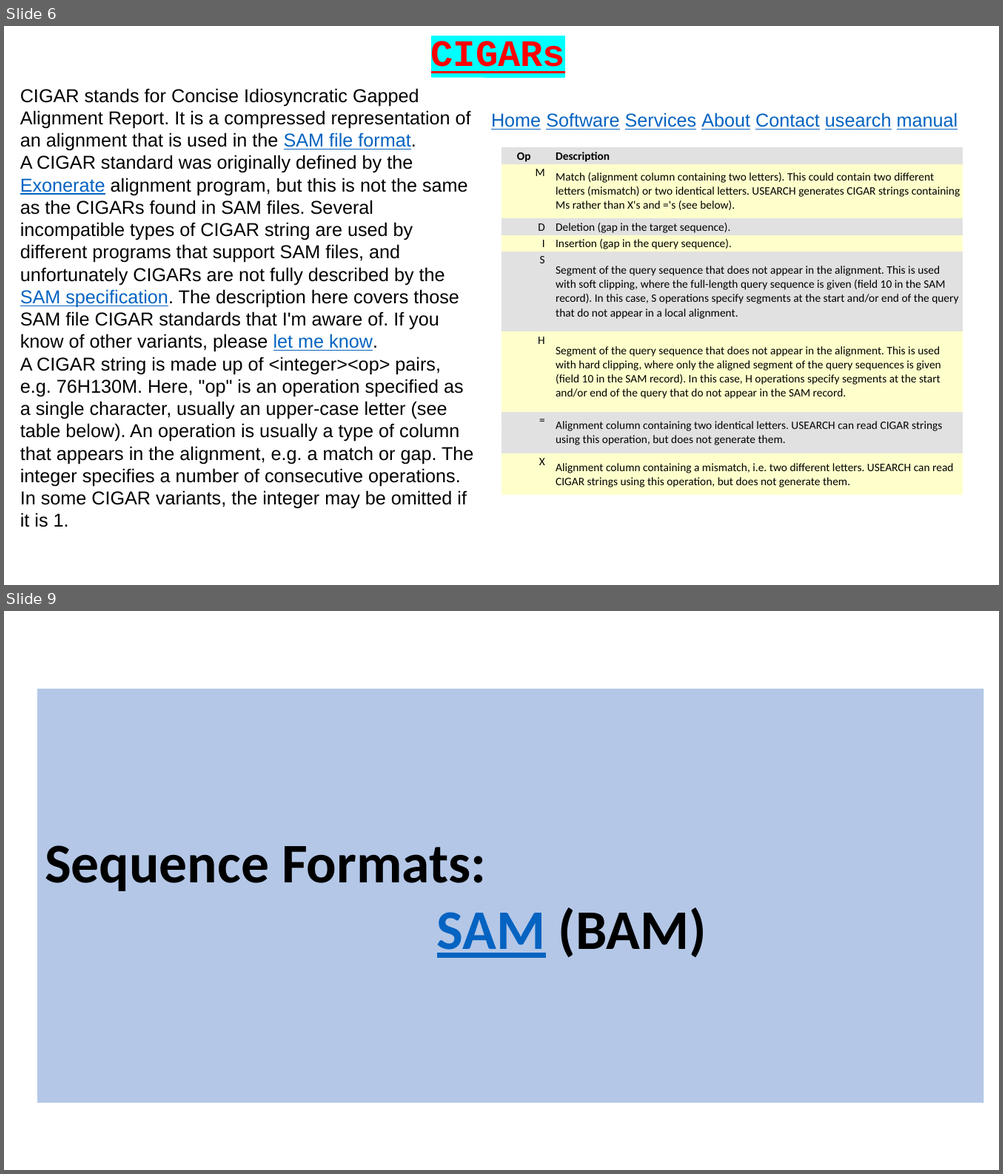
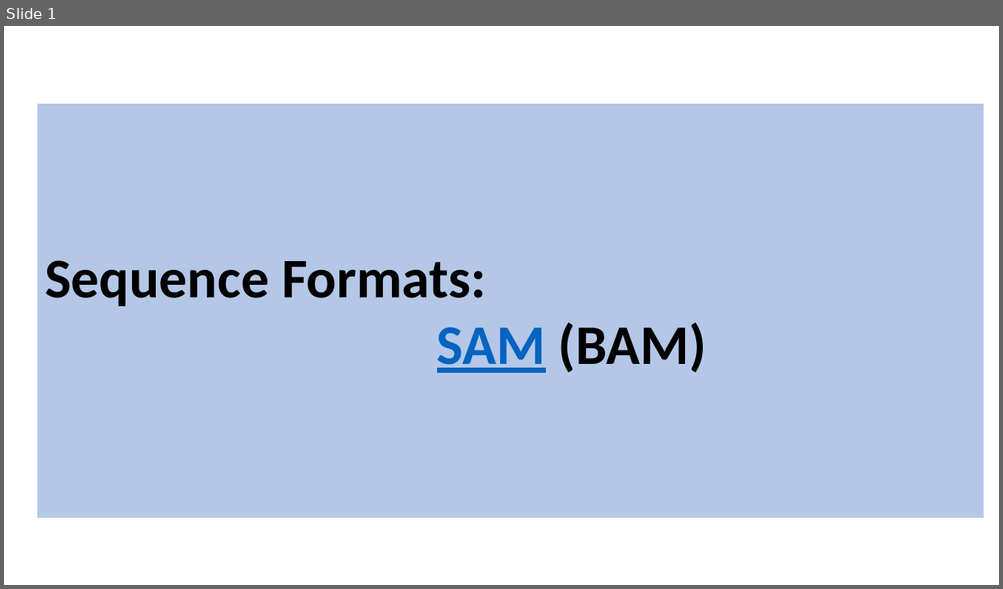
Before and after one commit to BioinformaticsTraining/Introduction-to-Bioinformatics, a slide deck: Flip Presentations/NGS_Intro/03-SAM_BAM/BAM_CIGAR.pptx. Shown one above the other, each under a label of ours: slides 6 and 9 before the commit, slide 1 after it; the slides between them are not shown. The pictures are 1003x1174 and 1003x589 pixels, drawn with LibreOffice and Linux fonts; fonts in the diff are those of the drawing. Boxes give left, top, right and bottom in pixels: in the first picture for what was removed or moved away, otherwise in the second. Text is boxed around its words. In the diff, an @@ line names an element or a change of style, - is before the commit and + after.

Commit message:
Jusy N & P to do for CIGARs
	modified:   Flip Presentations/NGS_Intro/02-CIGARS/02-CIGARS.pptx
	modified:   Flip Presentations/NGS_Intro/03-SAM_BAM/BAM_CIGAR.pptx

```diff
--- a/Flip Presentations/NGS_Intro/03-SAM_BAM/BAM_CIGAR.pptx
+++ b/Flip Presentations/NGS_Intro/03-SAM_BAM/BAM_CIGAR.pptx
@@ slide 6 removed at bbox=[4, 26, 999, 585], background #FFFFFF @@
@@ text removed at bbox=[431, 41, 565, 73] @@
-CIGARs
@@ text removed at bbox=[20, 88, 473, 528] @@
-CIGAR stands for Concise Idiosyncratic Gapped Alignment Report. It is a compressed representation of an alignment that is used in the SAM file format.
-A CIGAR standard was originally defined by the Exonerate alignment program, but this is not the same as the CIGARs found in SAM files. Several incompatible types of CIGAR string are used by different programs that support SAM files, and unfortunately CIGARs are not fully described by the SAM specification. The description here covers those SAM file CIGAR standards that I'm aware of. If you know of other variants, please let me know.
-A CIGAR string is made up of <integer><op> pairs, e.g. 76H130M. Here, "op" is an operation specified as a single character, usually an upper-case letter (see table below). An operation is usually a type of column that appears in the alignment, e.g. a match or gap. The integer specifies a number of consecutive operations. In some CIGAR variants, the integer may be omitted if it is 1.
@@ text removed at bbox=[491, 113, 958, 130] @@
-Home Software Services About Contact usearch manual
@@ table removed at bbox=[502, 147, 963, 495], 8 rows, 3 columns @@
-Op |  | Description
-M |  | Match (alignment column containing two letters). This could contain two different letters (mismatch) or two identical letters. USEARCH generates CIGAR strings containing Ms rather than X's and ='s (see below).
-D |  | Deletion (gap in the target sequence).
-I |  | Insertion (gap in the query sequence).
-S |  | Segment of the query sequence that does not appear in the alignment. This is used with soft clipping, where the full-length query sequence is given (field 10 in the SAM record). In this case, S operations specify segments at the start and/or end of the query that do not appear in a local alignment.
-H |  | Segment of the query sequence that does not appear in the alignment. This is used with hard clipping, where only the aligned segment of the query sequences is given (field 10 in the SAM record). In this case, H operations specify segments at the start and/or end of the query that do not appear in the SAM record.
-= |  | Alignment column containing two identical letters. USEARCH can read CIGAR strings using this operation, but does not generate them.
-X |  | Alignment column containing a mismatch, i.e. two different letters. USEARCH can read CIGAR strings using this operation, but does not generate them.
@@ rectangle removed at bbox=[341, 429, 945, 429] @@
-CIGAR string
@@ what was slide 9 is now slide 1 @@
```
Also in this commit, not shown: 1 slide changed, 7 other slides removed, 1 other file.
